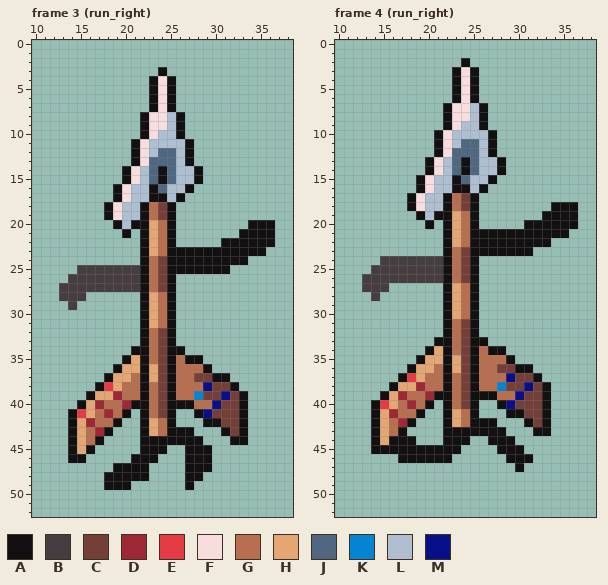
Edited in one commit: pixel-art file (Assets/Sprites/Arrowhead/True_Arrow_Run_Right.ase). Above is the file before it was changed.
48x54 pixels, 24 frames. Shown: frame 3 (run_right): x 10..38, y 0..52; frame 4 (run_right): x 10..38, y 0..52. The commit also changed other frames, which this record leaves out.
Visible layers, top first: "Arrow_Tip", "Body", "Arms", "Tail", "Legs".
Palette (. is transparent): A #131011  B #453d40  C #743f39  D #9e2835  E #e53b44  F #f7dddd  G #b86f50  H #e4a672  J #4f6781  K #0484d1  L #afbfd2  M #071089
Pixels before, frame 3 (run_right), first column x 13:
 3 ...........A............
 4 ..........AFA...........
 5 ..........AFA...........
 6 ..........AFA...........
 7 ..........AFA...........
 8 .........AFFLA..........
 9 .........AFFLA..........
10 .........AFLLA..........
11 ........AFLLLLA.........
12 ........AFLJJLA.........
13 ........AFJJJLA.........
14 .......AFLJAJLLA........
15 .......AFLJAJLLA........
16 ......AFLLAJLLA.........
17 ......AFLLAALA..........
18 .....AFLLAGCA...........
19 .....AFLLAGCA...........
20 ......ALAAHGA........AAA
21 .......A.AHGA.......AAAA
22 .........AHGA.....AAAAAA
23 .........AHGAAAAAAAAAAA.
24 .........AGCAAAAAAAAA...
25 ..BBBBBBBAGCAAAAAAA.....
26 .BBBBBBBBAGCA...........
27 BBBBBBBBBAGCA...........
28 BBB......AHGA...........
29 .B.......AHGA...........
30 .........AHGA...........
31 .........AHGA...........
32 .........AGCA...........
33 .........AGCA...........
34 ........AAGCAA..........
35 .......AHAGCAGAA........
36 ......AHHAHCAGGGA.......
37 .....AHHGAHCAGGCCAA.....
38 ....AEHGGAGCAGGGMCCA....
39 ...AHHDGGAGCAGGKCCMCA...
40 ..AHDGGDAAGCAAAGGMCCA...
41 .AEHGDGA.AGCA..AMCCCA...
42 .AHDGGA..AHGA...AACCA...
43 .AHGDA...AHGAAA...ACA...
44 .AHGA....AAAAAAA...AA...
45 .AHA.....AAA..AAA.......
46 .AA.....AAA...AAA.......
47 ......AAAA....AAA.......
48 .....AAAAA....AA........
49 .....AAA......A.........
Pixels before, frame 4 (run_right), first column x 13:
 2 ...........A............
 3 ..........AFA...........
 4 ..........AFA...........
 5 ..........AFA...........
 6 ..........AFA...........
 7 .........AFFLA..........
 8 .........AFFLA..........
 9 .........AFLLA..........
10 ........AFLLLLA.........
11 ........AFLJJLA.........
12 ........AFJJJLA.........
13 .......AFLJAJLLA........
14 .......AFLJAJLLA........
15 ......AFLLAJLLA.........
16 ......AFLLAALA..........
17 .....AFLLAGCA...........
18 .....AFLLAGCA........AAA
19 ......ALAAHGA.......AAAA
20 .......A.AHGA.....AAAAAA
21 .........AHGAAAAAAAAAAA.
22 .........AHGAAAAAAAAA...
23 .........AGCAAAAAAA.....
24 ..BBBBBBBAGCA...........
25 .BBBBBBBBAGCA...........
26 BBBBBBBBBAGCA...........
27 BBB......AHGA...........
28 .B.......AHGA...........
29 .........AHGA...........
30 .........AHGA...........
31 .........AGCA...........
32 .........AGCA...........
33 ........AAGCAA..........
34 .......AHAGCAGAA........
35 ......AHHAHCAGGGA.......
36 .....AHHGAHCAGGCCAA.....
37 ....AEHGGAGCAGGGMCCA....
38 ...AHHDGGAGCAGGKCCMCA...
39 ..AHDGGDAAGCAAAGGMCCA...
40 .AEHGDGA.AGCA..AMCCCA...
41 .AHDGGA..AHGA...AACCA...
42 .AHGDA...AHGAAA...ACA...
43 .AHGA....AAAAAAA...AA...
44 .AHAAA...AAA..AAA.......
45 .AAAAAAAAAA....AAA......
46 ....AAAAAA......AAA.....
47 .................A......
After the commit:
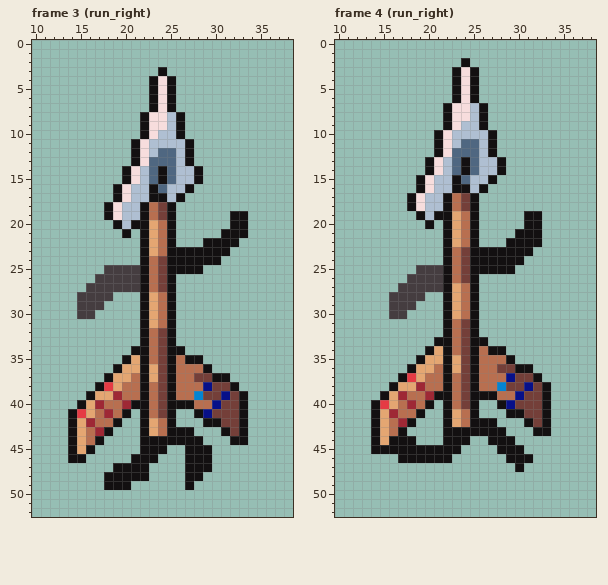
What changed:
Frame 3 (run_right), layer "Arms":
Colour A now appears in rows 19 to 20 at x 32 to 33; in row 21 at x 31 to 32; in row 22 at x 29 to 30.
Colour B now appears in row 28 at x 16 to 18; in row 29 at x 15 to 17; in row 30 at x 15 to 16.
The author cleared colour A in rows 20 to 21 at x 34 to 36; in row 22 at x 33 to 36; in row 23 at x 32 to 35; in row 24 at x 31 to 33; in row 25 at x 29 to 31.
The author cleared colour B in row 25 at x 15 to 17; in row 26 at x 14 to 16; in row 27 at x 13 to 15; in row 28 at x 13 to 14; in row 29 at x 14.
Frame 4 (run_right), layer "Arms":
Colour A now appears in row 19 at x 31 to 32; in row 24 at x 26 to 30; in row 25 at x 26 to 29.
Colour B now appears in row 27 at x 17 to 21; in row 28 at x 16 to 19; in row 29 at x 16 to 18; in row 30 at x 16 to 17.
The author cleared colour A in row 18 at x 34 to 36; in rows 19 to 20 at x 33 to 36; in row 21 at x 26 to 29 and 33 to 35; in row 22 at x 26 to 28 and 33.
The author cleared colour B in row 24 at x 15 to 21; in row 25 at x 14 to 18; in row 26 at x 13 to 17; in row 27 at x 13 to 15; in row 28 at x 14.
